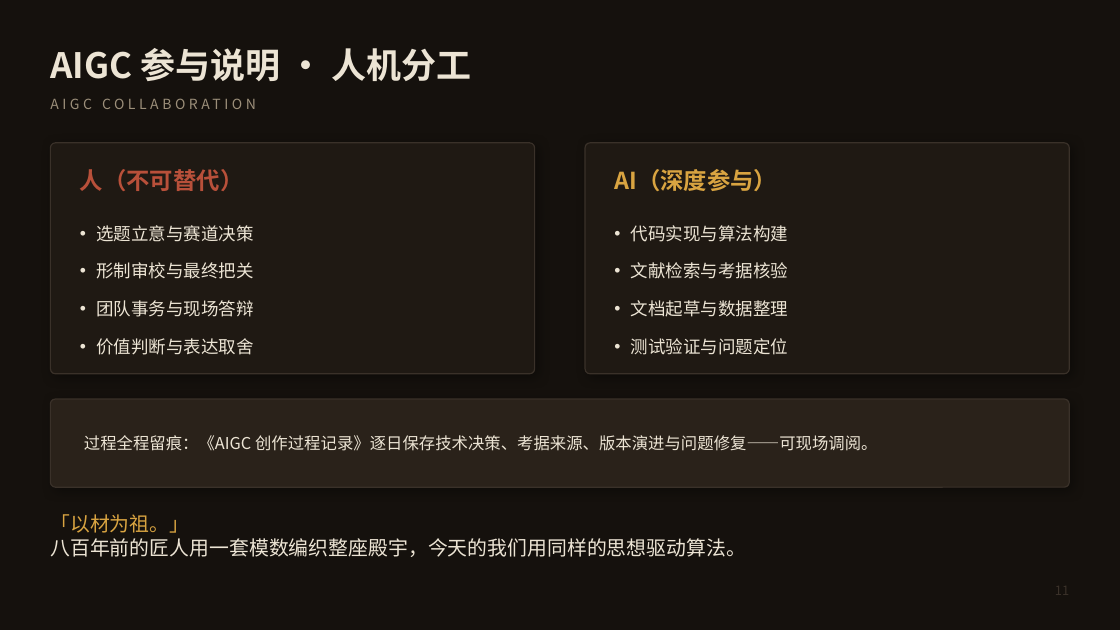
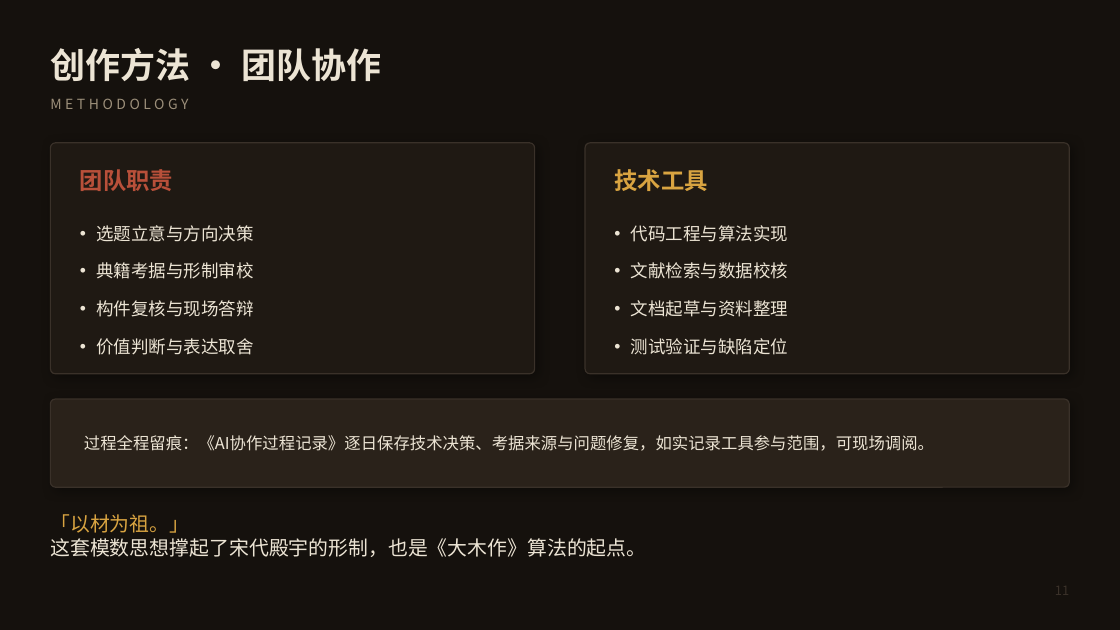
Before and after one commit to honggong123/yingzao, a slide deck: slide 11 of docs/答辩PPT.pptx. Drawn at 1120x630 pixels with LibreOffice and Linux fonts; fonts in the diff are those of the drawing. Boxes give left, top, right and bottom in pixels: in the first picture for what was removed or moved away, otherwise in the second. Text is boxed around its words. In the diff, an @@ line names an element or a change of style, - is before the commit and + after.

Commit message:
docs: 同步 docs/ 至最新交付物 —— 答辩PPT（配图重制为「大木作」版）、设计说明文档 docx/pdf（封面信息与目录页码已修）、新增作品说明.txt、AI协作过程记录；重写部署指引（大木作命名、单文件离线首选、三处同步纪律、--commit-dirty 说明）；aigc-log.md 改名 AI协作过程记录.md

```diff
--- a/docs/答辩PPT.pptx
+++ b/docs/答辩PPT.pptx
@@ text at (50,48,381,81): text changed @@
-AIGC 参与说明 · 人机分工
+创作方法 · 团队协作
@@ text at (50,51,132,79): text changed @@
-AIGC COLLABORATION
+METHODOLOGY
@@ text at (80,169,173,191): text changed @@
-人（不可替代）
+团队职责
@@ text at (614,169,707,191): text changed @@
-AI（深度参与）
+技术工具
@@ text at (96,225,253,242): text changed @@
-• 选题立意与赛道决策
+• 选题立意与方向决策
@@ text at (631,225,788,242): text changed @@
-• 代码实现与算法构建
+• 代码工程与算法实现
@@ text at (96,262,253,279): text changed @@
-• 形制审校与最终把关
+• 典籍考据与形制审校
@@ text at (631,262,788,279): text changed @@
-• 文献检索与考据核验
+• 文献检索与数据校核
@@ text at (96,300,253,317): text changed @@
-• 团队事务与现场答辩
+• 构件复核与现场答辩
@@ text at (631,300,788,317): text changed @@
-• 文档起草与数据整理
+• 文档起草与资料整理
@@ text at (631,338,788,355): text changed @@
-• 测试验证与问题定位
+• 测试验证与缺陷定位
@@ text at (84,435,934,451): text changed @@
-过程全程留痕：《AIGC 创作过程记录》逐日保存技术决策、考据来源、版本演进与问题修复——可现场调阅。
+过程全程留痕：《AI协作过程记录》逐日保存技术决策、考据来源与问题修复，如实记录工具参与范围，可现场调阅。
@@ text at (50,538,646,557): text changed @@
-八百年前的匠人用一套模数编织整座殿宇，今天的我们用同样的思想驱动算法。
+这套模数思想撑起了宋代殿宇的形制，也是《大木作》算法的起点。
```
Also in this commit, not shown: 9 other slides changed, 7 other files.
